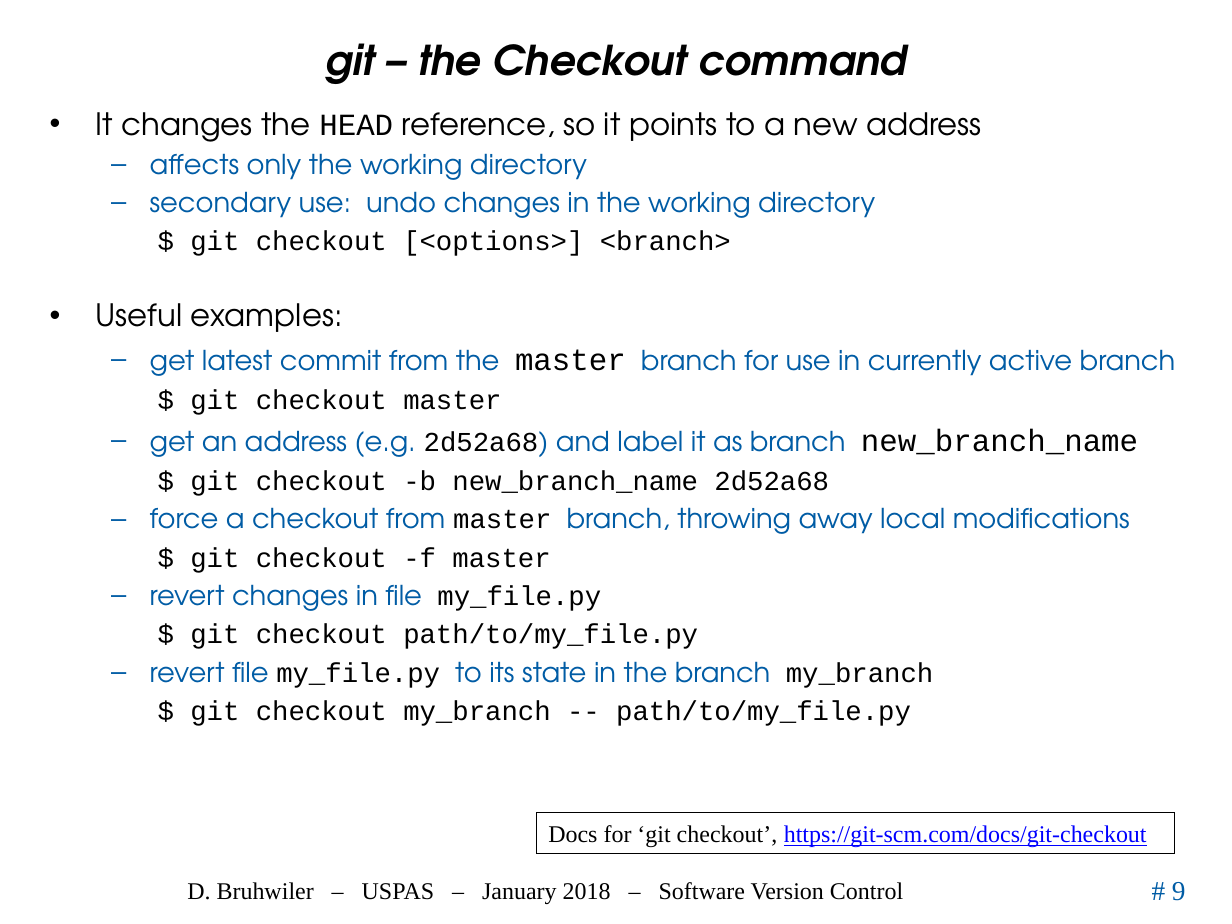
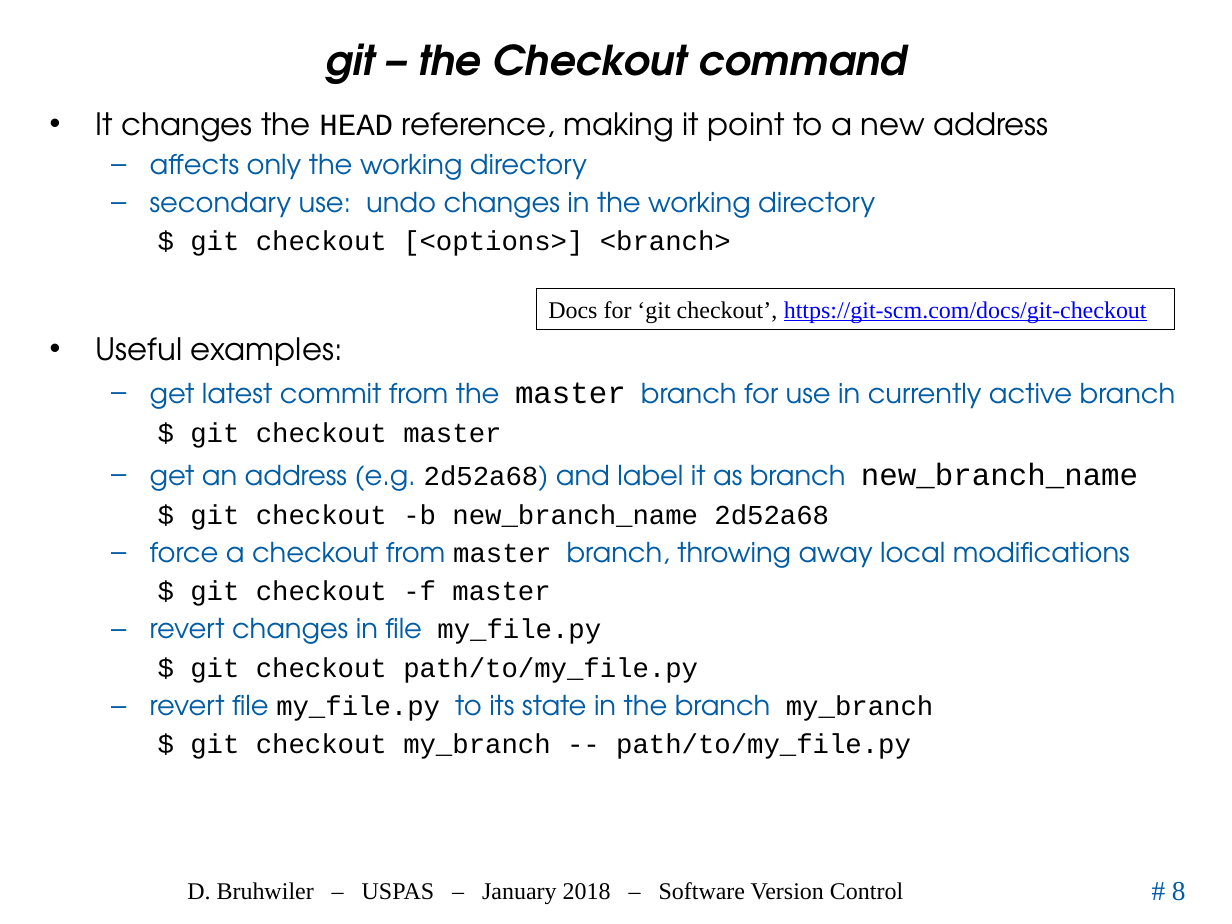
Before and after one commit to uspas/simbeamplasma18, a slide deck: slide 8 of software_version_control/02_VersionCont.pptx (slide 9 before the commit). Drawn at 1232x924 pixels with LibreOffice and Linux fonts; fonts in the diff are those of the drawing; background and template pictures are left out. Boxes give left, top, right and bottom in pixels: in the first picture for what was removed or moved away, otherwise in the second. Text is boxed around its words. In the diff, an @@ line names an element or a change of style, - is before the commit and + after.

```diff
--- a/software_version_control/02_VersionCont.pptx
+++ b/software_version_control/02_VersionCont.pptx
@@ text at [96,112,1048,142]: text changed @@
-• It changes the HEAD reference, so it points to a new address
+• It changes the HEAD reference, making it point to a new address
@@ rectangle "Docs for ‘git checkout’, https://git-scm.com/docs/git-checko ...": place and size @@
-rectangle "Docs for ‘git checkout’, https://git-scm.com/docs/git-checko ..." at [536,813,1174,855]
+rectangle "Docs for ‘git checkout’, https://git-scm.com/docs/git-checko ..." at [536,288,1174,330]
@@ page number at [1172,881,1186,901]: text changed @@
-# 9
+# 8
```
Also in this commit, not shown: 5 other slides changed, 7 slides added, 2 slides removed, 2 other files.
